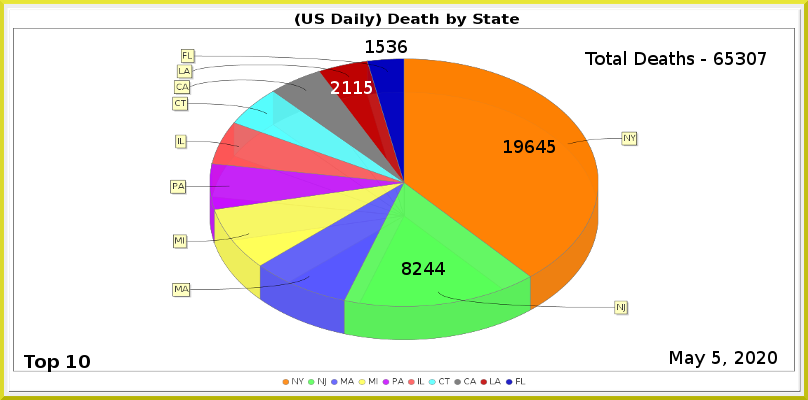
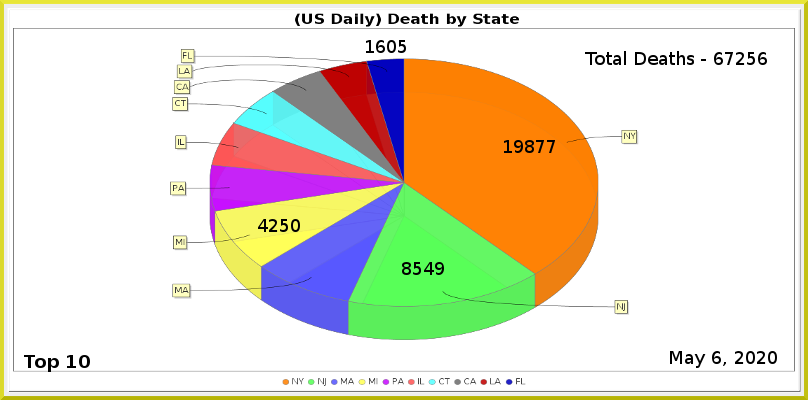
Layer changes from the first 808×400 image to the second:
painted on "Least" over (x1=376, y1=40, x2=407, y2=53)
renamed "LA" to "MI", painted on it over (x1=258, y1=81, x2=372, y2=232)
painted on "NJ" over (x1=413, y1=262, x2=445, y2=275)
painted on "NY" over (x1=525, y1=140, x2=555, y2=153)
renamed "Total Deaths - 65307" to "Total Deaths - 67256", painted on it over (x1=725, y1=52, x2=767, y2=65)
painted on "Current Date" over (x1=712, y1=351, x2=721, y2=364)
painted on "Death_by_State.png" over (x1=170, y1=49, x2=639, y2=340)
